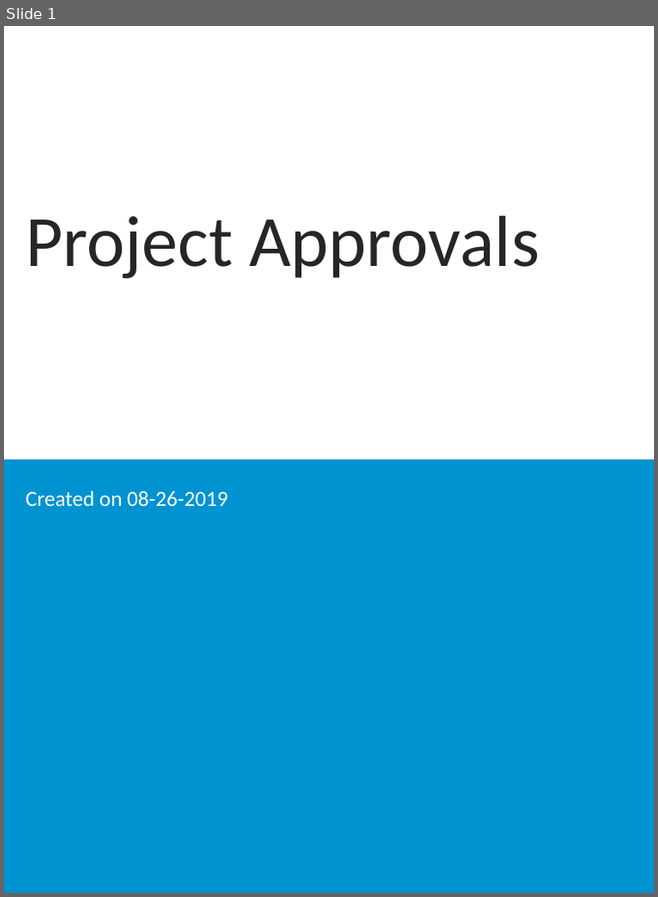
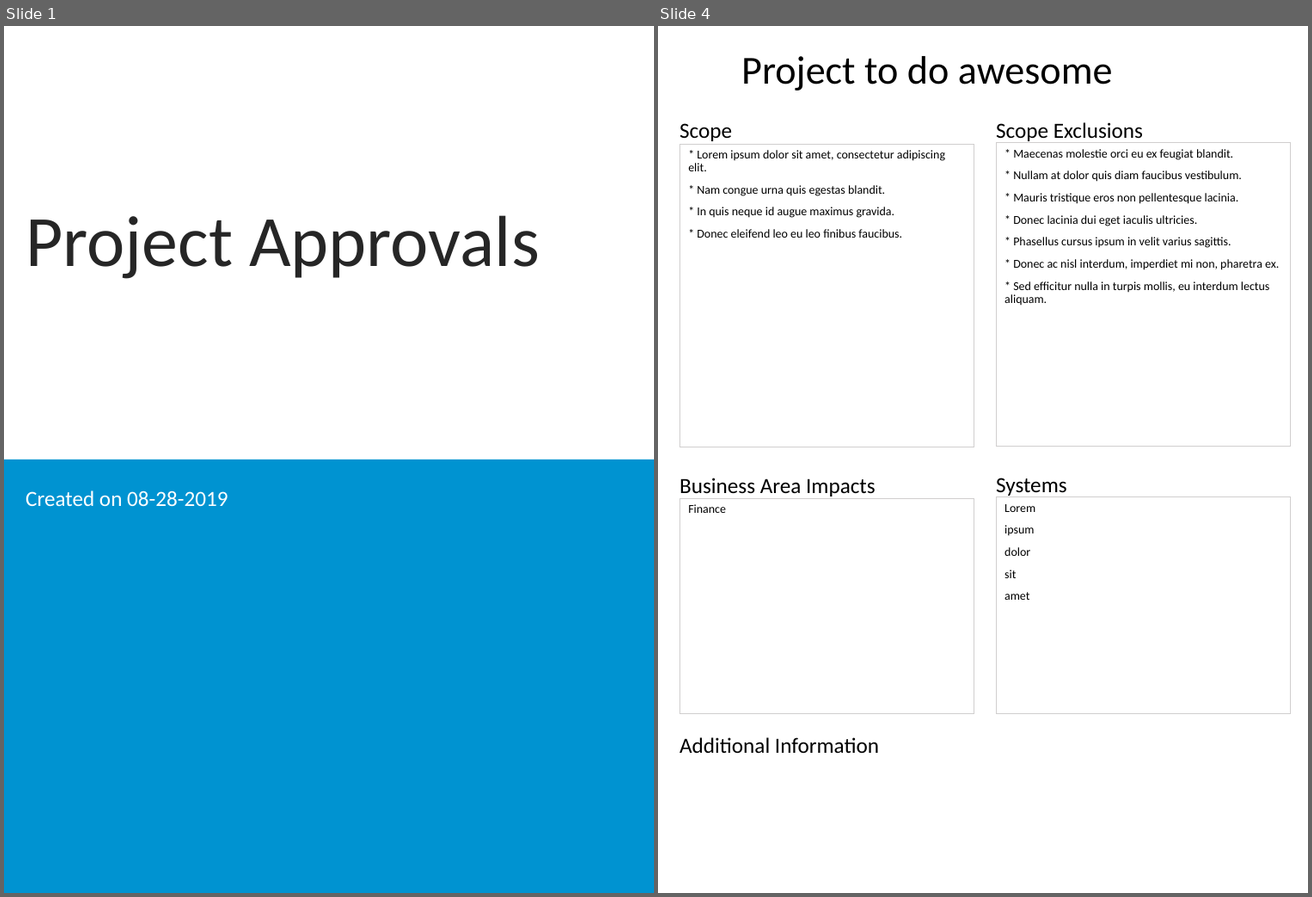
Before and after one commit to spikewood/Project-Report-Generator, a slide deck: ppt_output.pptx. Shown side by side, each under a label of ours: slide 1 before the commit, slides 1 and 4 after it; the slides between them are not shown. The pictures are 658x897 and 1312x897 pixels, drawn with LibreOffice and Linux fonts; fonts in the diff are those of the drawing; background and template pictures are left out. Boxes give left, top, right and bottom in pixels: in the first picture for what was removed or moved away, otherwise in the second. Text is boxed around its words. In the diff, an @@ line names an element or a change of style, - is before the commit and + after.

```diff
--- a/ppt_output.pptx
+++ b/ppt_output.pptx
@@ slide 4 added at bbox=[658, 26, 1308, 893], background #FFFFFF @@
@@ title added at bbox=[741, 56, 1113, 90], 33 pt, text #000000 @@
+Project to do awesome
@@ text added at bbox=[680, 123, 732, 141], 18 pt, text #000000 @@
+Scope
@@ text added at bbox=[996, 122, 1143, 144], 18 pt, text #000000 @@
+Scope Exclusions
@@ text added at bbox=[680, 144, 974, 447], outline #D0CECE 0.75 pt, 10 pt, text #000000 @@
+* Lorem ipsum dolor sit amet, consectetur adipiscing elit.
+* Nam congue urna quis egestas blandit.
+* In quis neque id augue maximus gravida.
+* Donec eleifend leo eu leo finibus faucibus.
@@ text added at bbox=[996, 143, 1291, 447], outline #D0CECE 0.75 pt, 10 pt, text #000000 @@
+* Maecenas molestie orci eu ex feugiat blandit.
+* Nullam at dolor quis diam faucibus vestibulum.
+* Mauris tristique eros non pellentesque lacinia.
+* Donec lacinia dui eget iaculis ultricies.
+* Phasellus cursus ipsum in velit varius sagittis.
+* Donec ac nisl interdum, imperdiet mi non, pharetra ex.
+* Sed efficitur nulla in turpis mollis, eu interdum lectus aliquam.
@@ text added at bbox=[680, 478, 876, 496], 18 pt, text #000000 @@
+Business Area Impacts
@@ text added at bbox=[996, 478, 1067, 498], 18 pt, text #000000 @@
+Systems
@@ text added at bbox=[680, 498, 974, 714], outline #D0CECE 0.75 pt, 10 pt, text #000000 @@
+Finance
@@ text added at bbox=[996, 497, 1291, 714], outline #D0CECE 0.75 pt, 10 pt, text #000000 @@
+Lorem
+ipsum
+dolor
+sit
+amet
@@ text added at bbox=[680, 737, 879, 753], 18 pt, text #000000 @@
+Additional Information
@@ slide 1 changed as well @@
@@ subtitle at bbox=[26, 490, 228, 507]: text changed @@
-Created on 08-26-2019
+Created on 08-28-2019
```
Also in this commit, not shown: 27 other slides added, 40 slides removed, 5 other files.
